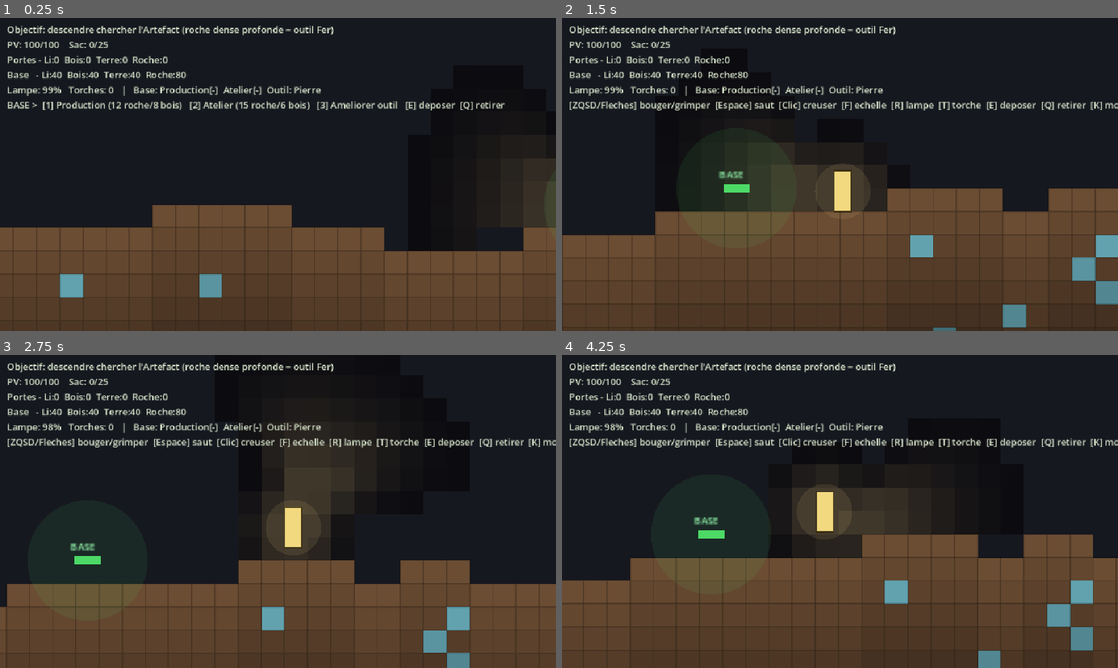
Above: before the commit, frames 1-4 (two rows, left to right).
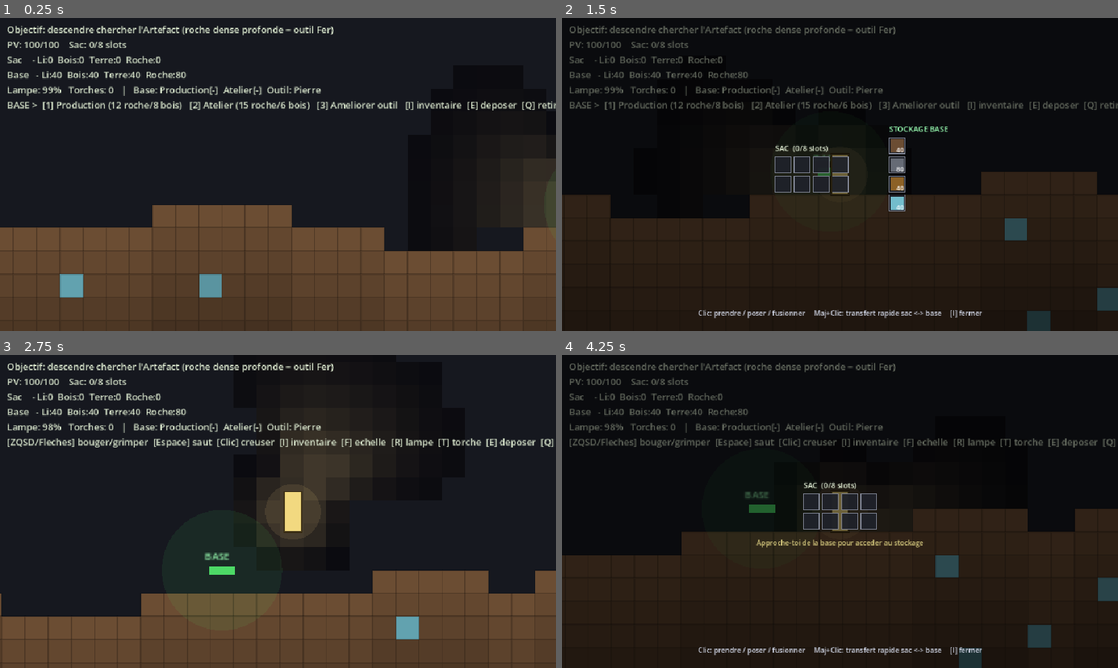
Above: after the commit, the same moments.

Repository: MrAuGIR/lesEnfouis
Game: Godot game, scene res://main.tscn
Two runs of this game, one before a commit and one after it. Both use one fixed random seed, a clock stepped at 60 frames per second and the inputs below.
Inputs (mouse positions are in pixels of both pictures, inside the frame that each line leads up to):
- Up to frame 1 (0.25 s): no input
- Up to frame 2 (1.5 s): tap Enter at 0.5 s; move the mouse to (962, 158) at 0.52 s; hold D 0.53-1.28 s; tap I at 0.6 s; click (962, 158) at 0.67 s; tap Space at 0.77, 1.07 s; tap R at 0.8, 1.35 s; move the mouse to (728, 190) at 1.27 s; hold S from 1.28 s (still down); click (728, 190) at 1.42 s
- Up to frame 3 (2.75 s): tap Space at 1.52, 1.55, 1.82 s; move the mouse to (333, 442) at 2.02 s; release S at 2.03 s; hold D from 2.03 s (still down); hold Space from 2.03 s (still down); click (333, 442) at 2.17 s; tap I at 2.3 s
- Up to frame 4 (4.25 s): move the mouse to (812, 574) at 2.77 s; release D at 2.78 s; release Space at 2.78 s; hold W 2.78-3.53 s; tap I at 2.85 s; click (812, 574) at 2.92 s; tap Space at 3.02, 3.32 s; tap R at 3.05, 3.6 s; move the mouse to (1006, 558) at 3.52 s; hold A from 3.53 s (still down); hold Space from 3.53 s (still down); click (1006, 558) at 3.67 s

The runs differ from the first frame. In frame 1, 0.9% of the frame differs, in the area x 1-100%, y 7-30%; in frame 2, 52%, in the area x 0-100%, y 2-100%; in frame 3, 12%; in frame 4, 49%.

Commit message:
[proto] Inventaire a slots (facon Minecraft) + fix echelle
- Sac = grille de 8 slots, objets en piles (stacks de 64) : la terre
  empile en 1 case -> corrige le "sac qui se remplit trop vite".
- Ecran d'inventaire (I) : clic prendre/poser/fusionner, Maj+clic
  pour transferer vite sac <-> stockage de base -> on choisit quoi rapporter.
- Stockage de base illimite (un casier par ressource), calque UI InvUI.gd.
- Creusage/deplacement geles quand l'inventaire est ouvert.
- Fix pose d'echelle : s'arrete au pied d'une echelle existante au lieu
  de la traverser et deborder d'un bloc au-dessus.
- Docs : README controles/etat + section 07 (inventaire prototype).

Co-Authored-By: Claude Opus 4.8 <noreply@anthropic.com>

Diff:
--- a/prototype/scripts/Game.gd
+++ b/prototype/scripts/Game.gd
@@ -48,7 +48,13 @@
 const TORCH_CORE := 1.5          # tuiles : pleine lumière au pied de la torche
 
 # --- Sac, base, mort (Jalon 2) ----------------------------------------------
-const BAG_CAP := 25              # capacité du sac (nb d'objets transportés)
+# Inventaire façon Minecraft : grille de slots, objets en piles (stacks).
+const BAG_SLOTS := 8             # nombre de cases du sac (la "capacité" = nb de slots)
+const STACK_MAX := 64            # taille d'une pile (objets identiques empilés)
+# UI de l'inventaire (calque écran)
+const SLOT := 28                 # px : taille d'une case
+const SLOT_PAD := 5              # px : espace entre cases
+const INV_COLS := 4              # colonnes de la grille du sac
 const MAX_HP := 100.0
 const FALL_SAFE := 380.0         # vitesse de chute sans dégât (px/s)
 const FALL_DMG := 0.25           # dégâts par unité de vitesse au-delà du seuil
@@ -80,6 +86,9 @@
 const ARTEFACT := 7 # objectif à rapporter à la base
 const LADDER := 8   # échelle (construite en bois) : on grimpe dessus
 
+# Ressources transportables (ordre d'affichage dans l'inventaire / le stockage)
+const RES_TYPES := [DIRT, ROCK, WOOD, LITHIUM]
+
 # --- État -------------------------------------------------------------------
 var grid := PackedByteArray()
 var surface := PackedInt32Array() # hauteur du terrain par colonne (lumière du ciel)
@@ -92,10 +101,10 @@
 var dig_target := Vector2i(-1, -1)
 var dig_progress := 0.0
 
-var res_dirt := 0
-var res_rock := 0
-var res_wood := 0
-var res_lithium := 0
+# Sac = grille de slots ; chaque slot est {} (vide) ou {"type":int,"count":int}.
+var bag := []
+var held := {}            # pile "tenue" au curseur dans l'inventaire (clic prendre/poser)
+var inv_open := false     # l'écran d'inventaire est-il ouvert ?
 
 var lamp_fuel := LAMP_AUTONOMY    # carburant restant (secondes)
 var lamp_factor := 1.0            # 0..1 : intensité de la lampe selon le carburant
@@ -129,10 +138,12 @@
 var hud: Label
 var msg_label: Label
 var msg_t := 0.0
+var inv_ui: Control
 
 # --- Init -------------------------------------------------------------------
 func _ready() -> void:
 	randomize()
+	_init_bag()
 	_generate_world()
 	_spawn_player()
 	base_pos = pos
@@ -238,6 +249,13 @@
 	msg_label.position = Vector2(12, 142)
 	msg_label.add_theme_color_override("font_color", Color(1.0, 0.92, 0.45))
 	layer.add_child(msg_label)
+	# Calque d'inventaire (plein écran, masqué par défaut)
+	inv_ui = preload("res://scripts/InvUI.gd").new()
+	inv_ui.game = self
+	inv_ui.set_anchors_preset(Control.PRESET_FULL_RECT)
+	inv_ui.mouse_filter = Control.MOUSE_FILTER_STOP
+	inv_ui.visible = false
+	layer.add_child(inv_ui)
 	_update_hud()
 
 func _flash_msg(text: String) -> void:
@@ -246,8 +264,8 @@
 		msg_label.text = text
 
 func _update_hud() -> void:
-	var bagline := "Sac: %d/%d" % [_bag_total(), BAG_CAP]
-	if _bag_total() >= BAG_CAP:
+	var bagline := "Sac: %d/%d slots" % [_bag_slots_used(), BAG_SLOTS]
+	if _bag_slots_used() >= BAG_SLOTS:
 		bagline += "  (PLEIN)"
 	if cache_active:
 		bagline += "     >> CACHE a recuperer <<"
@@ -257,10 +275,10 @@
 		obj = "*** GAGNE ! Artefact rapporte a la base ***"
 	elif has_artefact:
 		obj = ">> Artefact EN MAIN -- rentre le deposer a la base ! <<"
-	var hint := "[ZQSD/Fleches] bouger/grimper  [Espace] saut  [Clic] creuser  [F] echelle  [R] lampe  [T] torche  [E] deposer  [Q] retirer  [K] mort"
+	var hint := "[ZQSD/Fleches] bouger/grimper  [Espace] saut  [Clic] creuser  [I] inventaire  [F] echelle  [R] lampe  [T] torche  [E] deposer  [Q] retirer  [K] mort"
 	if _near_base():
-		hint = "BASE >  [1] Production (12 roche/8 bois)   [2] Atelier (15 roche/6 bois)   [3] Ameliorer outil   [E] deposer  [Q] retirer"
-	hud.text = "%s\nPV: %d/%d    %s\nPortes - Li:%d  Bois:%d  Terre:%d  Roche:%d\nBase   - Li:%d  Bois:%d  Terre:%d  Roche:%d\nLampe: %d%%   Torches: %d   |   %s\n%s" % [obj, int(hp), int(MAX_HP), bagline, res_lithium, res_wood, res_dirt, res_rock, store_lithium, store_wood, store_dirt, …(85 unchanged characters)…
+		hint = "BASE >  [1] Production (12 roche/8 bois)   [2] Atelier (15 roche/6 bois)   [3] Ameliorer outil   [I] inventaire  [E] deposer  [Q] retirer"
+	hud.text = "%s\nPV: %d/%d    %s\nSac    - Li:%d  Bois:%d  Terre:%d  Roche:%d\nBase   - Li:%d  Bois:%d  Terre:%d  Roche:%d\nLampe: %d%%   Torches: %d   |   %s\n%s" % [obj, int(hp), int(MAX_HP), bagline, _bag_count(LITHIUM), _bag_count(WOOD), _bag_count(DIRT), _bag_count(ROCK), store_lithium, store_wood, store_dirt, …(85 unchanged characters)…
 
 # --- Boucle -----------------------------------------------------------------
 func _physics_process(delta: float) -> void:
@@ -276,6 +294,8 @@
 	_handle_dig(delta)
 	_update_flashes(delta)
 	_update_hud()
+	if inv_open and inv_ui:
+		inv_ui.queue_redraw()   # la pile tenue suit le curseur
 	if msg_t > 0.0:
 		msg_t -= delta
 		if msg_t <= 0.0 and msg_label:
@@ -318,22 +338,86 @@
 			_build_workshop()
 		elif event.keycode == KEY_3 or event.physical_keycode == KEY_3:
 			_upgrade_tool()
+		elif event.keycode == KEY_I or event.physical_keycode == KEY_I:
+			_toggle_inventory()
 		elif event.keycode == KEY_K:
 			_damage(MAX_HP)   # mort de test
 
 func _refuel() -> void:
-	if res_lithium > 0 and lamp_fuel < LAMP_AUTONOMY:
-		res_lithium -= 1
+	if _bag_count(LITHIUM) > 0 and lamp_fuel < LAMP_AUTONOMY:
+		_bag_remove(LITHIUM, 1)
 		lamp_fuel = minf(LAMP_AUTONOMY, lamp_fuel + LAMP_REFILL)
 
 func _place_torch() -> void:
 	var cell := Vector2i(int(floor(pos.x / TILE)), int(floor(pos.y / TILE)))
-	if res_wood > 0 and not _is_solid(cell.x, cell.y) and not torches.has(cell):
-		res_wood -= 1
+	if _bag_count(WOOD) > 0 and not _is_solid(cell.x, cell.y) and not torches.has(cell):
+		_bag_remove(WOOD, 1)
 		torches.append(cell)
 
+# --- Sac (slots + piles) ----------------------------------------------------
+func _init_bag() -> void:
+	bag = []
+	for i in BAG_SLOTS:
+		bag.append({})
+
+func _bag_count(t: int) -> int:
+	var n := 0
+	for s in bag:
+		if s.has("type") and s["type"] == t:
+			n += int(s["count"])
+	return n
+
 func _bag_total() -> int:
-	return res_dirt + res_rock + res_wood + res_lithium
+	var n := 0
+	for s in bag:
+		if s.has("count"):
+			n += int(s["count"])
+	return n
+
+func _bag_slots_used() -> int:
+	var n := 0
+	for s in bag:
+		if s.has("type"):
+			n += 1
+	return n
+
+# Ajoute jusqu'à n objets de type t (piles existantes d'abord, puis slots vides).
+# Renvoie la quantité réellement ajoutée (le reste est perdu si le sac est plein).
+func _bag_add(t: int, n: int) -> int:
+	var added := 0
+	for s in bag:
+		if added >= n:
+			break
+		if s.has("type") and s["type"] == t and int(s["count"]) < STACK_MAX:
+			var mv: int = mini(STACK_MAX - int(s["count"]), n - added)
+			s["count"] = int(s["count"]) + mv
+			added += mv
+	for i in bag.size():
+		if added >= n:
+			break
+		if bag[i].is_empty():
+			var mv2: int = mini(STACK_MAX, n - added)
+			bag[i] = {"type": t, "count": mv2}
+			added += mv2
+	return added
+
+# Retire jusqu'à n objets de type t. Renvoie la quantité réellement retirée.
+func _bag_remove(t: int, n: int) -> int:
+	var removed := 0
+	for i in bag.size():
+		if removed >= n:
+			break
+		if bag[i].has("type") and bag[i]["type"] == t:
+			var mv: int = mini(int(bag[i]["count"]), n - removed)
+			bag[i]["count"] = int(bag[i]["count"]) - mv
+			removed += mv
+			if int(bag[i]["count"]) <= 0:
+				bag[i] = {}
+	return removed
+
+func _bag_clear() -> void:
+	for i in bag.size():
+		bag[i] = {}
 
 func _on_ladder() -> bool:
 	var x0 := int((pos.x - half.x + 2) / TILE)
@@ -355,15 +439,15 @@
 	while placed < LADDER_MAX and ty >= 0:
 		var t := _tile(cx, ty)
 		if t == EMPTY:
-			if res_wood <= 0:
+			if _bag_count(WOOD) <= 0:
 				break
 			grid[ty * GRID_W + cx] = LADDER
-			res_wood -= 1
+			_bag_remove(WOOD, 1)
 			placed += 1
-		elif t == LADDER:
-			pass   # traverse une échelle existante pour l'allonger plus haut
+		elif t == LADDER and placed == 0:
+			pass   # on démarre sur/dans une échelle : on la traverse pour combler le vide au-dessus
 		else:
-			break  # bloc plein → on s'arrête
+			break  # bloc plein, OU échelle déjà posée au-dessus → stop (pas de dépassement)
 		ty -= 1
 	if placed > 0:
 		_flash_msg("Echelle posee : %d tuiles (-%d bois)" % [placed, placed])
@@ -396,12 +480,9 @@
 	if _bag_total() > 0 or has_artefact:
 		cache_active = true
 		cache_pos = pos
-		cache = {"dirt": res_dirt, "rock": res_rock, "wood": res_wood, "lithium": res_lithium}
+		cache = {"dirt": _bag_count(DIRT), "rock": _bag_count(ROCK), "wood": _bag_count(WOOD), "lithium": _bag_count(LITHIUM)}
 		cache_artefact = has_artefact
-		res_dirt = 0
-		res_rock = 0
-		res_wood = 0
-		res_lithium = 0
+		_bag_clear()
 		has_artefact = false
 	# Réapparition à la base, PV pleins
 	pos = base_pos
@@ -415,14 +496,9 @@
 		_recover_cache()
 
 func _deposit() -> void:
-	store_dirt += res_dirt
-	store_rock += res_rock
-	store_wood += res_wood
-	store_lithium += res_lithium
-	res_dirt = 0
-	res_rock = 0
-	res_wood = 0
-	res_lithium = 0
+	for t in RES_TYPES:
+		_store_add(t, _bag_count(t))
+	_bag_clear()
 	hp = MAX_HP   # on se soigne à la base
 	if has_artefact:
 		has_artefact = false
@@ -431,32 +507,20 @@
 	_update_hud()
 
 func _withdraw() -> void:
-	# Base → sac (en priorité le carburant), dans la limite de capacité.
+	# Base → sac : raccourci pratique (priorité au carburant, puis bois/roche/terre),
+	# dans la limite des slots libres. Le réglage fin se fait à l'inventaire (touche I).
 	if pos.distance_to(base_pos) > BASE_RANGE:
 		return
-	var space := BAG_CAP - _bag_total()
-	var n := mini(space, store_lithium)
-	res_lithium += n
-	store_lithium -= n
-	space -= n
-	n = mini(space, store_wood)
-	res_wood += n
-	store_wood -= n
-	space -= n
-	n = mini(space, store_rock)
-	res_rock += n
-	store_rock -= n
-	space -= n
-	n = mini(space, store_dirt)
-	res_dirt += n
-	store_dirt -= n
+	for t in [LITHIUM, WOOD, ROCK, DIRT]:
+		var moved := _bag_add(t, _store_count(t))
+		_store_remove(t, moved)
 	_update_hud()
 
 func _recover_cache() -> void:
-	res_dirt += cache["dirt"]
-	res_rock += cache["rock"]
-	res_wood += cache["wood"]
-	res_lithium += cache["lithium"]
+	_bag_add(DIRT, int(cache["dirt"]))
+	_bag_add(ROCK, int(cache["rock"]))
+	_bag_add(WOOD, int(cache["wood"]))
+	_bag_add(LITHIUM, int(cache["lithium"]))
 	if cache_artefact:
 		has_artefact = true
 		cache_artefact = false
@@ -464,6 +528,24 @@
 	cache_active = false
 	_update_hud()
 
+func _store_count(t: int) -> int:
+	match t:
+		DIRT: return store_dirt
+		ROCK: return store_rock
+		WOOD: return store_wood
+		LITHIUM: return store_lithium
+	return 0
+
+func _store_add(t: int, n: int) -> void:
+	match t:
+		DIRT: store_dirt += n
+		ROCK: store_rock += n
+		WOOD: store_wood += n
+		LITHIUM: store_lithium += n
+
+func _store_remove(t: int, n: int) -> void:
+	_store_add(t, -n)
+
 func _near_base() -> bool:
 	return pos.distance_to(base_pos) <= BASE_RANGE
 
@@ -529,26 +611,27 @@
 
 # --- Déplacement + collision contre la grille -------------------------------
 func _move(delta: float) -> void:
+	var ctl := not inv_open   # commandes désactivées quand l'inventaire est ouvert
 	var dir := 0.0
 	# Touches physiques → marche en ZQSD (AZERTY) ou WASD (QWERTY), + flèches
-	if Input.is_physical_key_pressed(KEY_A) or Input.is_key_pressed(KEY_LEFT):
+	if ctl and (Input.is_physical_key_pressed(KEY_A) or Input.is_key_pressed(KEY_LEFT)):
 		dir -= 1.0
-	if Input.is_physical_key_pressed(KEY_D) or Input.is_key_pressed(KEY_RIGHT):
+	if ctl and (Input.is_physical_key_pressed(KEY_D) or Input.is_key_pressed(KEY_RIGHT)):
 		dir += 1.0
 	vel.x = dir * MOVE_SPEED
 
 	var on_ladder := _on_ladder()
 	if on_ladder:
 		var climb := 0.0
-		if Input.is_physical_key_pressed(KEY_W) or Input.is_key_pressed(KEY_UP):
+		if ctl and (Input.is_physical_key_pressed(KEY_W) or Input.is_key_pressed(KEY_UP)):
 			climb -= 1.0
-		if Input.is_physical_key_pressed(KEY_S) or Input.is_key_pressed(KEY_DOWN):
+		if ctl and (Input.is_physical_key_pressed(KEY_S) or Input.is_key_pressed(KEY_DOWN)):
 			climb += 1.0
 		vel.y = climb * CLIMB_SPEED
-		if Input.is_physical_key_pressed(KEY_SPACE):
+		if ctl and Input.is_physical_key_pressed(KEY_SPACE):
 			vel.y = -JUMP_SPEED   # sauter pour quitter l'échelle
 	else:
-		if on_floor and (Input.is_physical_key_pressed(KEY_W) or Input.is_physical_key_pressed(KEY_SPACE) or Input.is_key_pressed(KEY_UP)):
+		if ctl and on_floor and (Input.is_physical_key_pressed(KEY_W) or Input.is_physical_key_pressed(KEY_SPACE) or Input.is_key_pressed(KEY_UP)):
 			vel.y = -JUMP_SPEED
 		vel.y += GRAVITY * delta
 		vel.y = clampf(vel.y, -JUMP_SPEED, 600.0)
@@ -601,6 +684,10 @@
 
 # --- Creusage ---------------------------------------------------------------
 func _handle_dig(delta: float) -> void:
+	if inv_open:
+		dig_target = Vector2i(-1, -1)
+		dig_progress = 0.0
+		return
 	if not Input.is_mouse_button_pressed(MOUSE_BUTTON_LEFT):
 		dig_target = Vector2i(-1, -1)
 		dig_progress = 0.0
@@ -635,17 +722,15 @@
 	if t == WALL:
 		_update_hud()
 		return   # béton : gravats, rien à ramasser
-	if _bag_total() >= BAG_CAP:
-		_update_hud()
-		return   # sac plein : la ressource est perdue
+	var item := DIRT
 	if t == ROCK or t == HARDROCK:
-		res_rock += 1
+		item = ROCK
 	elif t == WOOD:
-		res_wood += 1
+		item = WOOD
 	elif t == LITHIUM:
-		res_lithium += 1
-	else:
-		res_dirt += 1
+		item = LITHIUM
+	if _bag_add(item, 1) == 0:
+		_flash_msg("Sac plein ! Objet perdu (vide-le a la base, ou touche I)")
 	_update_hud()
 
 func _update_flashes(delta: float) -> void:
@@ -751,6 +836,183 @@
 	var light := maxf(_sky_light(tx, ty) * SKY_STRENGTH, _lamp_light(tx, ty))
 	light = maxf(light, _torch_light(tx, ty))
 	return clampf(light, AMBIENT_MIN, 1.0)
+
+# --- Inventaire (slots + piles, façon Minecraft) ----------------------------
+func _toggle_inventory() -> void:
+	inv_open = not inv_open
+	if inv_ui:
+		inv_ui.visible = inv_open
+		inv_ui.queue_redraw()
+	if not inv_open and not held.is_empty():
+		# On referme en tenant une pile : on la repose au sac (ou au stockage si près base).
+		var back := _bag_add(int(held["type"]), int(held["count"]))
+		var rest := int(held["count"]) - back
+		if rest > 0 and _near_base():
+			_store_add(int(held["type"]), rest)
+			rest = 0
+		if rest > 0:
+			_flash_msg("Inventaire plein : %d objet(s) perdu(s)" % rest)
+		held = {}
+	_update_hud()
+
+func _res_color(t: int) -> Color:
+	match t:
+		DIRT: return Color(0.42, 0.30, 0.20)
+		ROCK: return Color(0.40, 0.42, 0.46)
+		WOOD: return Color(0.55, 0.38, 0.15)
+		LITHIUM: return Color(0.45, 0.74, 0.80)
+	return Color(0.6, 0.6, 0.6)
+
+func _res_name(t: int) -> String:
+	match t:
+		DIRT: return "Terre"
+		ROCK: return "Roche"
+		WOOD: return "Bois"
+		LITHIUM: return "Lithium"
+	return "?"
+
+func _inv_layout(sz: Vector2) -> Dictionary:
+	var cols := INV_COLS
+	var rows := int(ceil(float(BAG_SLOTS) / float(cols)))
+	var step := SLOT + SLOT_PAD
+	var bag_w := cols * step - SLOT_PAD
+	var bag_h := rows * step - SLOT_PAD
+	var near := _near_base()
+	var store_rows := RES_TYPES.size()
+	var store_h := store_rows * step - SLOT_PAD
+	var gap := 70
+	var total_w := bag_w
+	if near:
+		total_w += gap + SLOT
+	var ox := (sz.x - total_w) * 0.5
+	var oy := (sz.y - bag_h) * 0.5
+	var bag_rects := []
+	for i in BAG_SLOTS:
+		var r := i / cols
+		var c := i % cols
+		bag_rects.append(Rect2(ox + c * step, oy + r * step, SLOT, SLOT))
+	var store_rects := []
+	var store_origin := Vector2.ZERO
+	if near:
+		var sx := ox + bag_w + gap
+		var sy := (sz.y - store_h) * 0.5
+		store_origin = Vector2(sx, sy)
+		for i in store_rows:
+			store_rects.append(Rect2(sx, sy + i * step, SLOT, SLOT))
+	return {"bag": bag_rects, "store": store_rects, "near": near, "bag_origin": Vector2(ox, oy), "store_origin": store_origin, "bag_h": bag_h}
+
+func draw_inventory(cv: Control) -> void:
+	var sz := cv.get_size()
+	var font := ThemeDB.fallback_font
+	cv.draw_rect(Rect2(Vector2.ZERO, sz), Color(0, 0, 0, 0.55))
+	var L := _inv_layout(sz)
+	var bo: Vector2 = L["bag_origin"]
+	cv.draw_string(font, bo + Vector2(0, -10), "SAC  (%d/%d slots)" % [_bag_slots_used(), BAG_SLOTS], HORIZONTAL_ALIGNMENT_LEFT, -1, 13, Color(0.9, 0.95, 0.85))
+	var bag_rects: Array = L["bag"]
+	for i in BAG_SLOTS:
+		_draw_slot(cv, font, bag_rects[i], bag[i], false)
+	if bool(L["near"]):
+		var so: Vector2 = L["store_origin"]
+		cv.draw_string(font, so + Vector2(0, -10), "STOCKAGE BASE", HORIZONTAL_ALIGNMENT_LEFT, -1, 13, Color(0.6, 1.0, 0.7))
+		var store_rects: Array = L["store"]
+		for i in RES_TYPES.size():
+			var rt: int = RES_TYPES[i]
+			_draw_slot(cv, font, store_rects[i], {"type": rt, "count": _store_count(rt)}, false)
+	else:
+		var note := "Approche-toi de la base pour acceder au stockage"
+		var nw := font.get_string_size(note, HORIZONTAL_ALIGNMENT_LEFT, -1, 12).x
+		cv.draw_string(font, Vector2((sz.x - nw) * 0.5, bo.y + float(L["bag_h"]) + 28), note, HORIZONTAL_ALIGNMENT_LEFT, -1, 12, Color(0.85, 0.8, 0.5))
+	if not held.is_empty():
+		var m := cv.get_local_mouse_position()
+		_draw_slot(cv, font, Rect2(m - Vector2(SLOT * 0.5, SLOT * 0.5), Vector2(SLOT, SLOT)), held, true)
+	var help := "Clic: prendre / poser / fusionner     Maj+Clic: transfert rapide sac <-> base     [I] fermer"
+	var hw := font.get_string_size(help, HORIZONTAL_ALIGNMENT_LEFT, -1, 12).x
+	cv.draw_string(font, Vector2((sz.x - hw) * 0.5, sz.y - 26), help, HORIZONTAL_ALIGNMENT_LEFT, -1, 12, Color(0.8, 0.82, 0.88))
+
+func _draw_slot(cv: Control, font: Font, rect: Rect2, slot: Dictionary, floating: bool) -> void:
+	if not floating:
+		cv.draw_rect(rect, Color(0.12, 0.13, 0.16, 0.96))
+		cv.draw_rect(rect, Color(0.5, 0.52, 0.58), false, 1.0)
+	if slot.has("type") and int(slot.get("count", 0)) > 0:
+		cv.draw_rect(Rect2(rect.position + Vector2(3, 3), rect.size - Vector2(6, 6)), _res_color(int(slot["type"])))
+		var n := str(int(slot["count"]))
+		var ns := font.get_string_size(n, HORIZONTAL_ALIGNMENT_LEFT, -1, 11)
+		cv.draw_string(font, rect.position + Vector2(rect.size.x - 3 - ns.x, rect.size.y - 3), n, HORIZONTAL_ALIGNMENT_LEFT, -1, 11, Color(1, 1, 1))
+
+func inventory_click(p: Vector2, shift: bool) -> void:
+	if inv_ui == null:
+		return
+	var L := _inv_layout(inv_ui.get_size())
+	var bag_rects: Array = L["bag"]
+	for i in BAG_SLOTS:
+		if (bag_rects[i] as Rect2).has_point(p):
+			_click_bag(i, shift)
+			inv_ui.queue_redraw()
+			return
+	if bool(L["near"]):
+		var store_rects: Array = L["store"]
+		for i in RES_TYPES.size():
+			if (store_rects[i] as Rect2).has_point(p):
+				_click_store(int(RES_TYPES[i]), shift)
+				inv_ui.queue_redraw()
+				return
+	# Clic dans le vide en tenant une pile → on la repose dans le sac.
+	if not held.is_empty():
+		var back := _bag_add(int(held["type"]), int(held["count"]))
+		if back > 0:
+			held["count"] = int(held["count"]) - back
+			if int(held["count"]) <= 0:
+				held = {}
+		inv_ui.queue_redraw()
+
+func _click_bag(i: int, shift: bool) -> void:
+	if shift:
+		if not _near_base():
+			_flash_msg("Approche la base pour stocker")
+			return
+		if bag[i].has("type"):
+			_store_add(int(bag[i]["type"]), int(bag[i]["count"]))
+			bag[i] = {}
+		_update_hud()
+		return
+	if held.is_empty():
+		if bag[i].has("type"):
+			held = bag[i]
+			bag[i] = {}
+	else:
+		if bag[i].is_empty():
+			bag[i] = held
+			held = {}
+		elif int(bag[i]["type"]) == int(held["type"]):
+			var mv: int = mini(STACK_MAX - int(bag[i]["count"]), int(held["count"]))
+			bag[i]["count"] = int(bag[i]["count"]) + mv
+			held["count"] = int(held["count"]) - mv
+			if int(held["count"]) <= 0:
+				held = {}
+		else:
+			var tmp = bag[i]
+			bag[i] = held
+			held = tmp
+	_update_hud()
+
+func _click_store(rt: int, shift: bool) -> void:
+	if shift:
+		var moved := _bag_add(rt, _store_count(rt))
+		_store_remove(rt, moved)
+		_update_hud()
+		return
+	if held.is_empty():
+		var take: int = mini(STACK_MAX, _store_count(rt))
+		if take > 0:
+			held = {"type": rt, "count": take}
+			_store_remove(rt, take)
+	else:
+		if int(held["type"]) == rt:
+			_store_add(rt, int(held["count"]))
+			held = {}
+		else:
+			_flash_msg("Ce casier ne prend que: %s" % _res_name(rt))
+	_update_hud()
 
 # --- Rendu (grey-box) -------------------------------------------------------
 func _draw() -> void:
--- /dev/null
+++ b/prototype/scripts/InvUI.gd
@@ -0,0 +1,16 @@
+extends Control
+## Calque d'inventaire (grey-box). Ne contient AUCUNE logique : il délègue tout
+## le dessin et les clics au noeud Game (centralisé dans Game.gd).
+
+var game: Node = null
+
+func _draw() -> void:
+	if game:
+		game.draw_inventory(self)
+
+func _gui_input(event: InputEvent) -> void:
+	if game == null:
+		return
+	if event is InputEventMouseButton and event.pressed and event.button_index == MOUSE_BUTTON_LEFT:
+		game.inventory_click(event.position, event.shift_pressed)
+		accept_event()
Not shown, changed: docs/07-ux-ui-accessibilite.md
Not shown, changed: prototype/README.md
